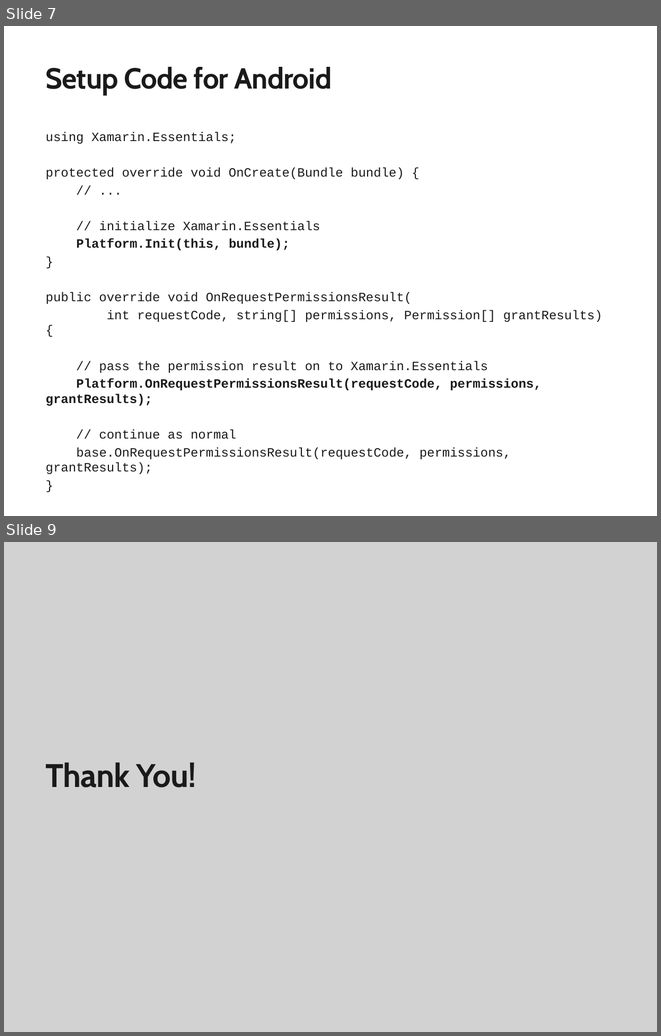
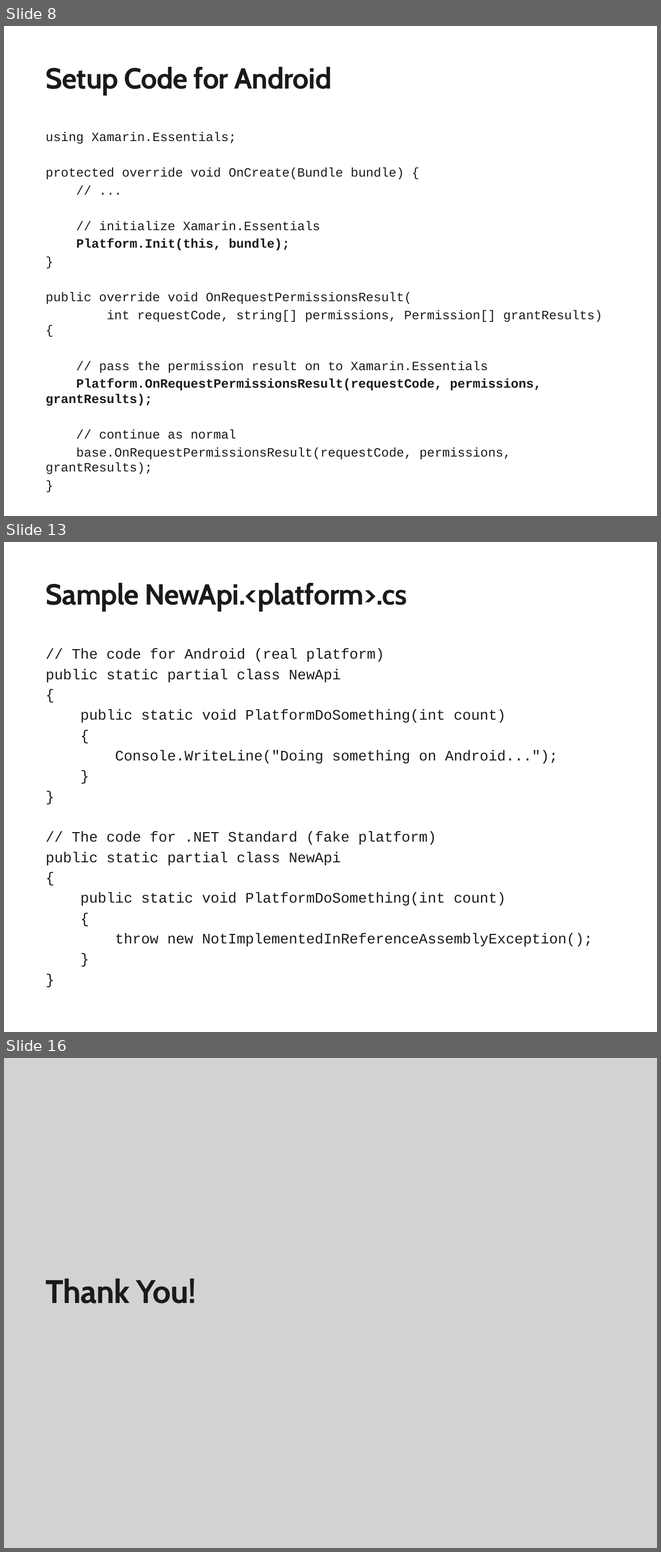
Before and after one commit to mattleibow/EssentialsDemo, a slide deck: Slides.pptx. Shown one above the other, each under a label of ours: slides 7 and 9 before the commit, slides 8, 13 and 16 after it; the slides between them are not shown. The pictures are 661x1036 and 661x1552 pixels, drawn with LibreOffice and Linux fonts; fonts in the diff are those of the drawing; background and template pictures are left out. Boxes give left, top, right and bottom in pixels: in the first picture for what was removed or moved away, otherwise in the second. Text is boxed around its words. In the diff, an @@ line names an element or a change of style, - is before the commit and + after.

```diff
--- a/Slides.pptx
+++ b/Slides.pptx
@@ slide 13 added at [4,542,657,1032], background #FFFFFF @@
@@ title added at [46,583,407,611], 32 pt, text #1A1A1A, bold @@
+Sample NewApi.<platform>.cs
@@ text added at [46,649,593,946], 16 pt, text #1A1A1A @@
+// The code for Android (real platform)
+public static partial class NewApi
+{
+public static void PlatformDoSomething(int count)
+{
+Console.WriteLine("Doing something on Android...");
+}
+}
+// The code for .NET Standard (fake platform)
+public static partial class NewApi
+{
+public static void PlatformDoSomething(int count)
+{
+throw new NotImplementedInReferenceAssemblyException();
+}
+}
@@ what was slide 7 is now slide 8 @@
@@ what was slide 9 is now slide 16 @@
```
Also in this commit, not shown: 3 slides changed, 6 other slides added.
